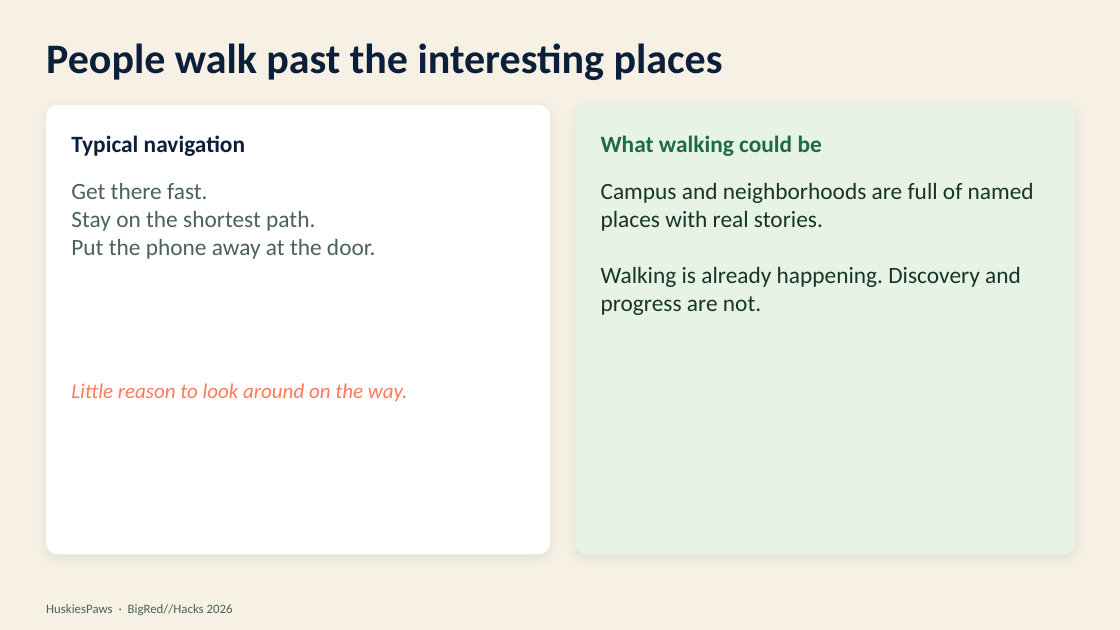
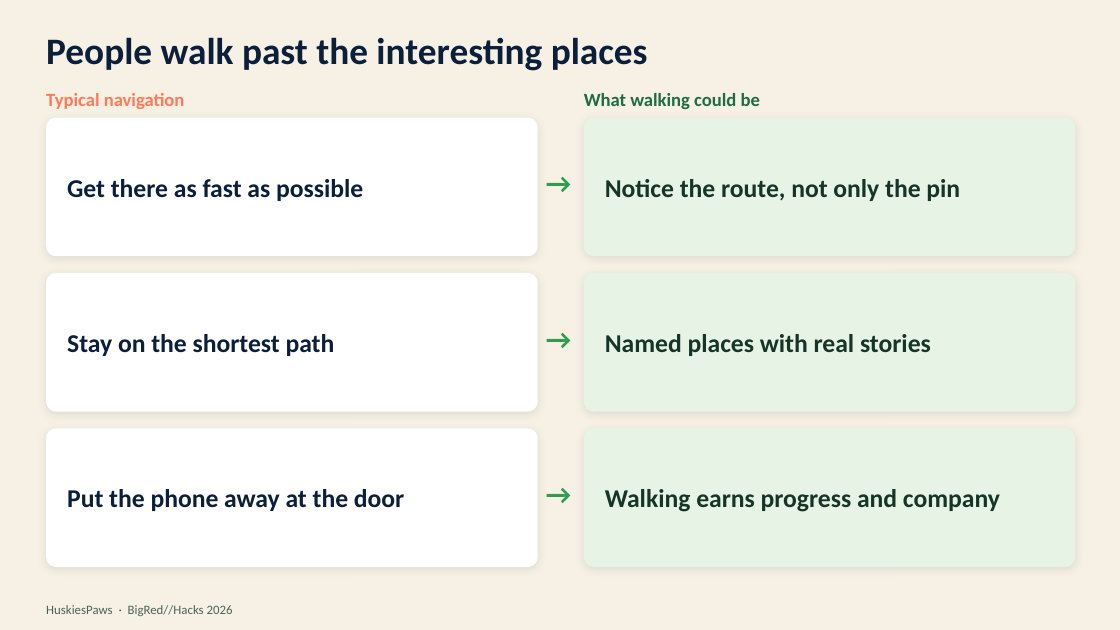
Before and after one commit to LuisMend12/HuskiesPaws, a slide deck: slide 2 of docs/presentation/HuskiesPaws-BigRedHacks-2026.pptx. Drawn at 1120x630 pixels with LibreOffice and Linux fonts; fonts in the diff are those of the drawing. Boxes give left, top, right and bottom in pixels: in the first picture for what was removed or moved away, otherwise in the second. Text is boxed around its words. In the diff, an @@ line names an element or a change of style, - is before the commit and + after.

```diff
--- a/docs/presentation/HuskiesPaws-BigRedHacks-2026.pptx
+++ b/docs/presentation/HuskiesPaws-BigRedHacks-2026.pptx
@@ title "People walk past the interesting ..." at box(46, 37, 648, 71): size 36 to 32 pt @@
@@ text "Typical navigation": place and size @@
-text "Typical navigation" at box(71, 135, 245, 156)
+text "Typical navigation" at box(46, 93, 185, 109)
@@ text "Typical navigation" at box(46, 93, 185, 109): size 20 to 16 pt, text colour #0B1F3A to #FF7A59 @@
@@ text "What walking could be": place and size @@
-text "What walking could be" at box(601, 135, 822, 156)
+text "What walking could be" at box(584, 93, 760, 109)
@@ text "What walking could be" at box(584, 93, 760, 109): size 20 to 16 pt @@
@@ rounded rectangle added at box(46, 118, 538, 256), fill #FFFFFF @@
@@ rounded rectangle added at box(584, 118, 1075, 256), fill #E7F3E4 @@
@@ text added at box(67, 179, 363, 201), 22 pt, text #0B1F3A, bold @@
+Get there as fast as possible
@@ text added at box(538, 160, 580, 206), 24 pt, text #2E9D4F, bold @@
+→
@@ text added at box(605, 179, 960, 201), 22 pt, text #163528, bold @@
+Notice the route, not only the pin
@@ rounded rectangle at box(46, 273, 538, 412): shadow changed; proportions changed @@
@@ rounded rectangle: place and size @@
-rounded rectangle at box(46, 105, 550, 555)
+rounded rectangle at box(46, 273, 538, 412)
@@ rounded rectangle: place and size @@
-rounded rectangle at box(576, 105, 1075, 555)
+rounded rectangle at box(584, 273, 1075, 412)
@@ rounded rectangle at box(584, 273, 1075, 412): shadow changed; proportions changed @@
@@ text "Stay on the shortest path" at box(67, 334, 335, 356): vertical alignment top to middle @@
@@ text added at box(538, 315, 580, 361), 24 pt, text #2E9D4F, bold @@
+→
@@ text "Named places with real stories" at box(605, 334, 931, 356): vertical alignment top to middle @@
@@ text at box(67, 334, 335, 356): text changed; size 20 to 22 pt; text colour #4A6358 to #0B1F3A; bold on @@
-Get there fast.
-Stay on the shortest path.
-Put the phone away at the door.
+Stay on the shortest path
@@ text at box(605, 334, 931, 356): text changed; size 20 to 22 pt; bold on @@
-Campus and neighborhoods are full of named places with real stories.
-Walking is already happening. Discovery and progress are not.
+Named places with real stories
@@ text removed at box(71, 383, 407, 402) @@
-Little reason to look around on the way.
@@ rounded rectangle added at box(46, 429, 538, 567), fill #FFFFFF @@
@@ rounded rectangle added at box(584, 429, 1075, 567), fill #E7F3E4 @@
@@ text added at box(538, 471, 580, 517), 24 pt, text #2E9D4F, bold @@
+→
@@ text added at box(67, 489, 404, 511), 22 pt, text #0B1F3A, bold @@
+Put the phone away at the door
@@ text added at box(605, 489, 1000, 512), 22 pt, text #163528, bold @@
+Walking earns progress and company
```
Also in this commit, not shown: 6 other slides changed, 17 other files.
